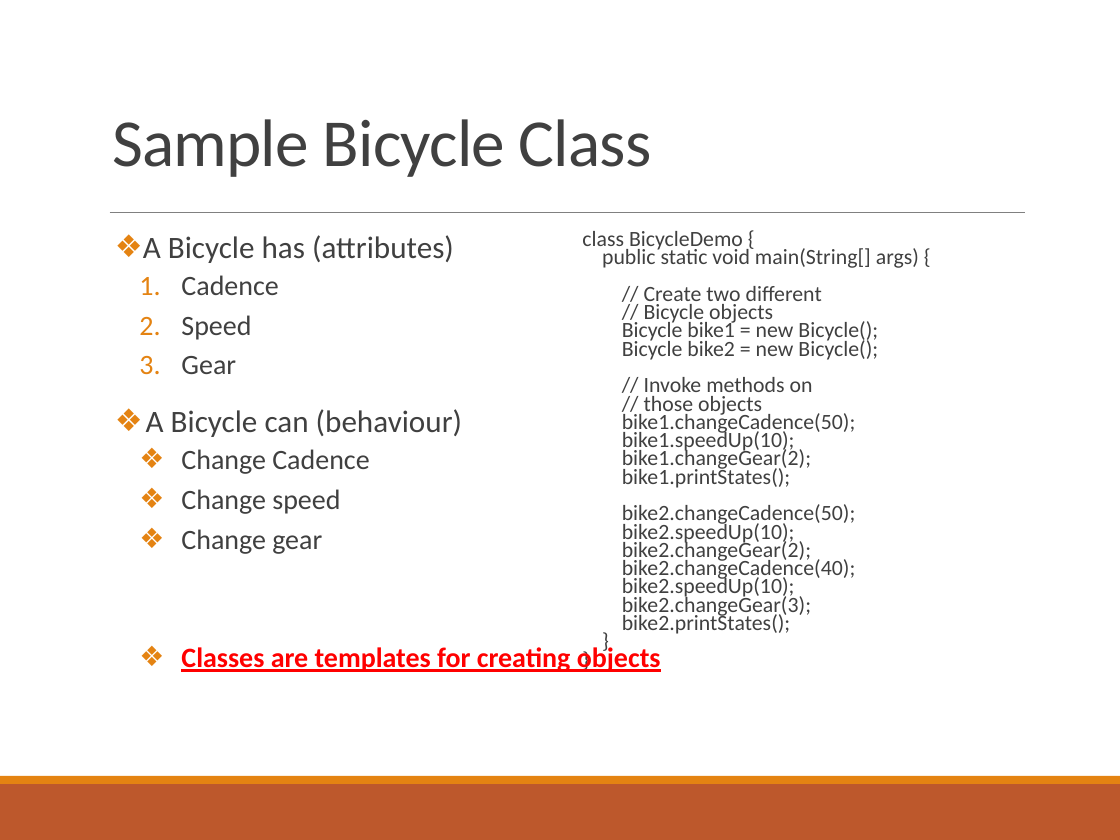
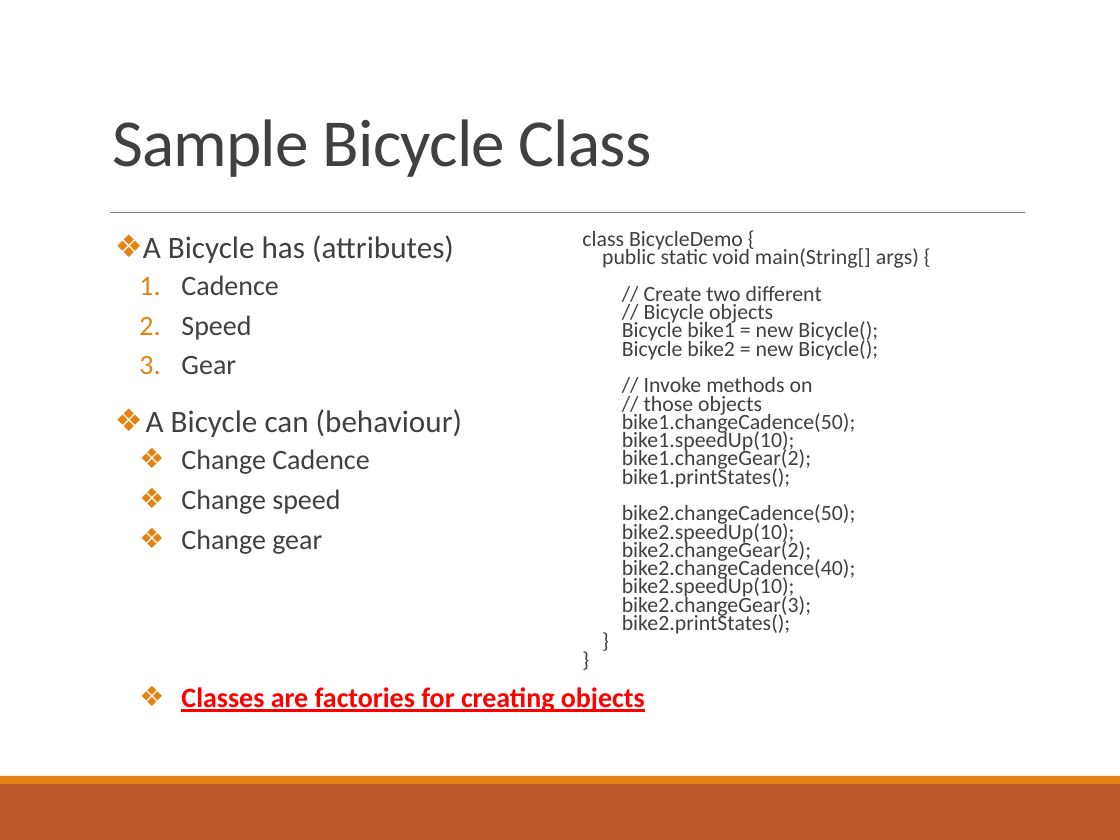
Before and after one commit to deeperj/dillinger, a slide deck: slide 6 of thesis/ukapp2/wqu_isc/sofware_design/Lesson 1 - Java.pptx (slide 5 before the commit). Drawn at 1120x840 pixels with LibreOffice and Linux fonts; fonts in the diff are those of the drawing. Boxes give left, top, right and bottom in pixels: in the first picture for what was removed or moved away, otherwise in the second. Text is boxed around its words. In the diff, an @@ line names an element or a change of style, - is before the commit and + after.

```diff
--- a/thesis/ukapp2/wqu_isc/sofware_design/Lesson 1 - Java.pptx
+++ b/thesis/ukapp2/wqu_isc/sofware_design/Lesson 1 - Java.pptx
@@ text at box(181, 687, 645, 712): text changed @@
-  ❖ Classes are templates for creating objects
+  ❖ Classes are factories for creating objects
```
Also in this commit, not shown: 4 other slides changed, 1 slide added.
